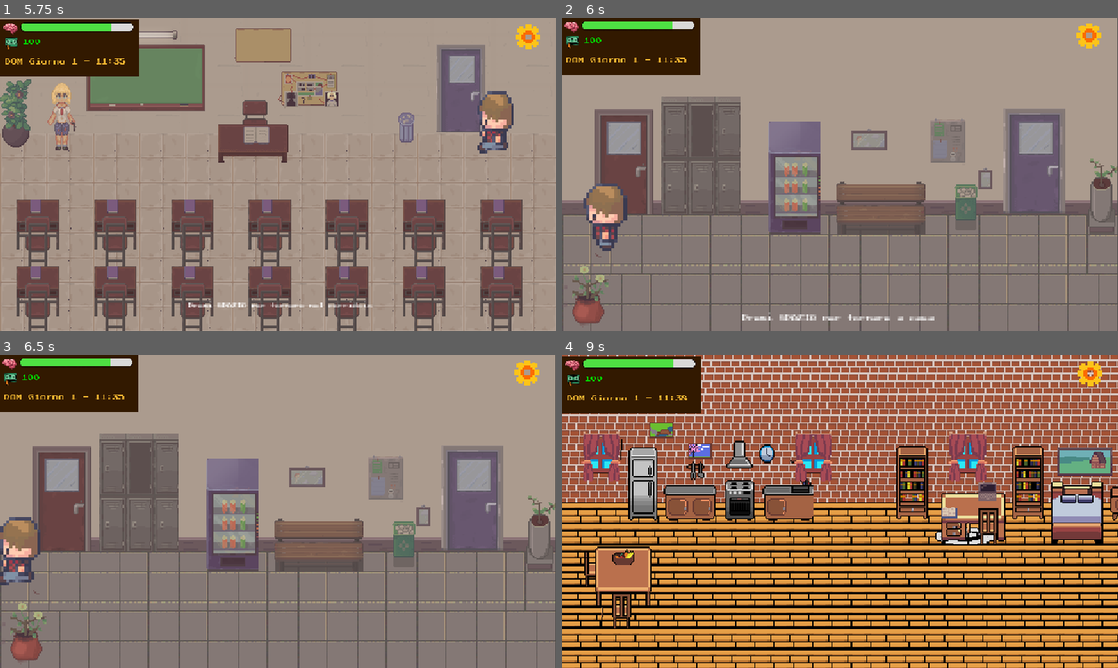
Above: before the commit, frames 1-4 (two rows, left to right).
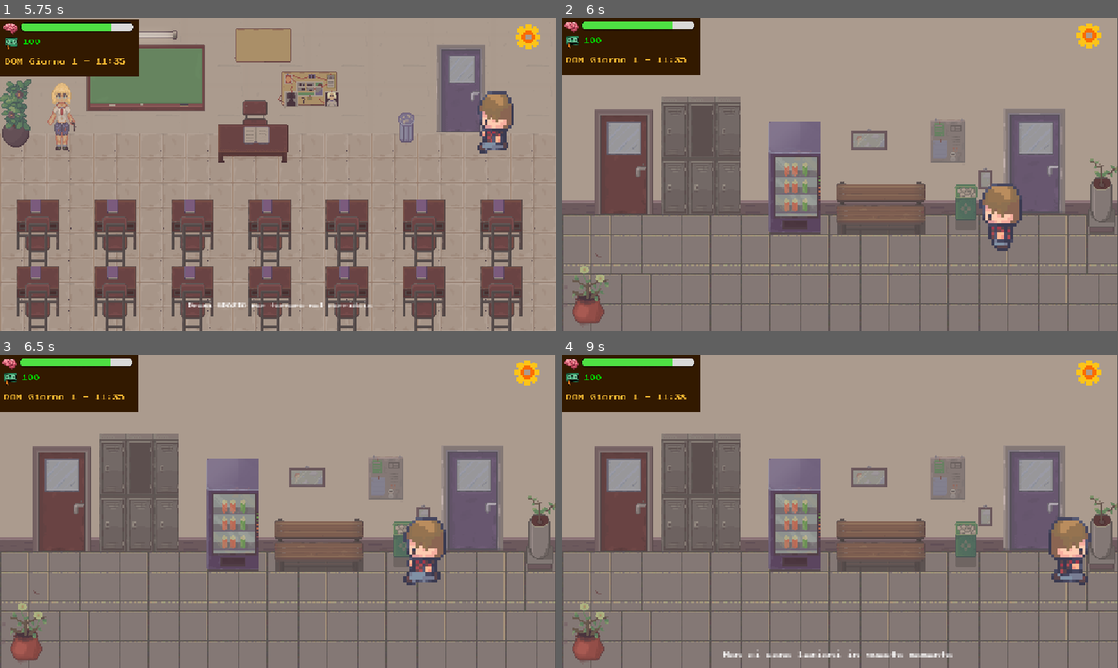
Above: after the commit, the same moments.

Repository: BurningUNI/BurnOut
Game: Godot game, scene res://scenes/classe.tscn
The game is run twice, just before and just after one commit, with the same random seed, the same clock (stepped at 60 frames per second) and the same inputs. This scene is started directly instead of the project's main scene.
Inputs (mouse positions are in pixels of both pictures, inside the frame that each line leads up to):
- Up to frame 1 (5.75 s): click (528, 36) at 0.5 s; click "Riprendi" at 1.25 s; move the mouse to (400, 158) at 2.02 s; hold Right (ui_right) 2.03-2.78 s; hold Space (interact) 2.03-2.78 s; click (400, 158) at 2.17 s; move the mouse to (166, 190) at 2.77 s; hold Down (ui_down) 2.78-3.53 s; tap Space (interact) at 2.85, 4.35 s; move the mouse to (333, 105) at 3.52 s; hold Right (ui_right) 3.53-4.28 s; hold Space (interact) 3.53-4.28 s; move the mouse to (250, 237) at 4.27 s; hold Up (ui_up) 4.28-5.03 s; click (250, 237) at 4.42 s; move the mouse to (444, 221) at 5.02 s; hold Left (ui_left) from 5.03 s (still down); hold Space (interact) from 5.03 s (still down)
- Up to frame 2 (6 s): keep holding Left (ui_left); move the mouse to (673, 127) at 5.77 s; release Space (interact) at 5.78 s; tap Space (interact) at 5.85 s
- Up to frame 3 (6.5 s): keep holding Left (ui_left)
- Up to frame 4 (9 s): move the mouse to (867, 511) at 6.52 s; release Left (ui_left) at 6.53 s; hold Down (ui_down) 6.53-7.28 s; hold Space (interact) 6.53-7.28 s; click (867, 511) at 6.67 s; move the mouse to (756, 433) at 7.27 s; hold Right (ui_right) 7.28-8.03 s; tap Space (interact) at 7.35, 8.85 s; move the mouse to (962, 495) at 8.02 s; hold Up (ui_up) 8.03-8.78 s; hold Space (interact) 8.03-8.78 s; move the mouse to (728, 527) at 8.77 s; hold Right (ui_right) from 8.78 s (still down); click (728, 527) at 8.92 s

Frame 1 is identical in both runs. In frame 2, 2.7% of the frame differs, in the area x 3-83%, y 52-97%; in frame 3, 2.5%; in frame 4, 96%, in the area x 0-100%, y 0-100%.

Commit message:
gestione lezioni

Diff:
--- a/scenes/classe.tscn
+++ b/scenes/classe.tscn
@@ -3822,15 +3822,15 @@
 [sub_resource type="RectangleShape2D" id="RectangleShape2D_0labe"]
 size = Vector2(52, 90)
 
+[sub_resource type="RectangleShape2D" id="RectangleShape2D_n34bj"]
+size = Vector2(523, 105)
+
 [node name="Classe" type="Node2D"]
 script = ExtResource("1_d8tu8")
 
 [node name="HUD" parent="." instance=ExtResource("2_5kxqk")]
 scale = Vector2(0.5, 0.5)
 transform = Transform2D(0.5, 0, 0, 0.5, 0, 0)
-
-[node name="PhonePopup" parent="HUD" index="2"]
-visible = false
 
 [node name="TileMap" type="TileMap" parent="."]
 tile_set = SubResource("TileSet_4854f")
@@ -3908,8 +3908,24 @@
 theme_override_font_sizes/font_size = 5
 horizontal_alignment = 1
 
+[node name="areaLezione" type="Area2D" parent="."]
+
+[node name="CollisionShape2D" type="CollisionShape2D" parent="areaLezione"]
+position = Vector2(296.5, 486.5)
+shape = SubResource("RectangleShape2D_n34bj")
+
+[node name="Label" type="Label" parent="areaLezione"]
+offset_left = 172.0
+offset_top = 534.0
+offset_right = 399.0
+offset_bottom = 557.0
+theme_override_fonts/font = ExtResource("8_ooelu")
+theme_override_font_sizes/font_size = 5
+
 [connection signal="body_entered" from="areaPorta" to="." method="_on_area_porta_body_entered"]
 [connection signal="body_exited" from="areaPorta" to="." method="_on_area_porta_body_exited"]
+[connection signal="body_entered" from="areaLezione" to="." method="_on_area_lezione_body_entered"]
+[connection signal="body_exited" from="areaLezione" to="." method="_on_area_lezione_body_exited"]
 
 [editable path="HUD"]
 [editable path="Player"]
--- a/scripts/autoload/StatsManager.gd
+++ b/scripts/autoload/StatsManager.gd
@@ -1,3 +1,4 @@
+#StatsManager.gd
 extends Node
 
 # --- Variabili di Stato del Gioco ---
@@ -31,7 +32,6 @@
 # --- Timer ---
 @onready var timer_tempo: Timer = Timer.new()
 @onready var timer_eventi_settimanali: Timer = Timer.new() # Questo timer gestirà ora solo gli eventi casuali
-@onready var _mental_health_timer: Timer = Timer.new()
 
 const SAVE_GAME_PATH = "user://game_save.json"
 var _letto_node: Area2D = null
@@ -39,7 +39,6 @@
 func _ready():
 	add_child(timer_tempo)
 	add_child(timer_eventi_settimanali)
-	add_child(_mental_health_timer)
 
 	if load_game():
 		print("✅ StatsManager: Gioco caricato con successo!")
--- a/scripts/classe.gd
+++ b/scripts/classe.gd
@@ -1,19 +1,65 @@
 extends Node2D
 
-var near_door = false
-@onready var label := $InterazioneLabel
+# ---- COSTANTI ORARI LEZIONI ----
+# Lezione di Analisi: 8:30 - 11:00
+const ORA_ANALISI_INIZIO = 8
+const MINUTI_ANALISI_INIZIO = 30
+const ORA_ANALISI_FINE = 11
+const MINUTI_ANALISI_FINE = 0
+
+# Lezione di Programmazione: 11:30 - 14:00
+const ORA_PROGRAMMAZIONE_INIZIO = 11
+const MINUTI_PROGRAMMAZIONE_INIZIO = 30
+const ORA_PROGRAMMAZIONE_FINE = 14
+const MINUTI_PROGRAMMAZIONE_FINE = 0
+
+# Indici dei giorni della settimana per i giorni feriali (LUN a VEN)
+const GIORNO_LUNEDI = 1
+const GIORNO_VENERDI = 5
+
+# ---- CONSTANTI MODIFICATORI ----
+const PERDITA_SALUTE_MENTALE_LEZIONE = 5  # Minore rispetto allo studio alla scrivania (10)
+const GUADAGNO_STUDIO_LEZIONE = 7         # Un buon guadagno per seguire la lezione
+
+# ---- VARIABILI DI STATO ----
+var near_door = false # Vero se il giocatore è vicino alla porta (area_porta)
+var near_area_lezione = false # Vero se il giocatore è vicino all'area della lezione (areaLezione)
+
+# ---- NODI ONREADY ----
+@onready var label := $InterazioneLabel # Etichetta per mostrare il messaggio di interazione (vicino alla porta)
+@onready var stats_manager = get_node("/root/StatsManager") # Manager globale delle statistiche
+@onready var area_lezione: Area2D = $areaLezione # Il nodo Area2D che hai mostrato nell'immagine
+@onready var lezione_label: Label = $areaLezione/Label # L'etichetta figlio di areaLezione per i messaggi specifici della lezione
+
 
 func _ready() -> void:
+	# Imposta il percorso della scena corrente per il salvataggio automatico
 	StatsManager.current_scene_path = get_tree().current_scene.scene_file_path
 	MusicController.play_music(MusicController.track_library["school"], "school")
-func _process(delta: float) -> void:
-	if near_door and Input.is_action_just_pressed("interact"):
-		Global.last_exit = "classe"
-		StatsManager.current_scene_path = "res://scenes/Corridoio.tscn"
-		StatsManager.save_game()
-		get_tree().change_scene_to_file("res://scenes/Corridoio.tscn")
+	lezione_label.visible = false # Nascondi la label della lezione all'inizio
 
 
+func _process(delta: float) -> void:
+	if Input.is_action_just_pressed("interact"):
+		# Gestione interazione con la porta (per tornare nel corridoio)
+		if near_door:
+			# MODIFICA QUI: Indica chiaramente da quale porta sei uscito
+			Global.last_exit = "uscito_da_classe" # Nuovo valore per identificare lo spawn corretto
+			StatsManager.current_scene_path = "res://scenes/Corridoio.tscn"
+			StatsManager.save_game()
+			get_tree().change_scene_to_file("res://scenes/Corridoio.tscn")
+		# Gestione interazione con l'area lezione
+		elif near_area_lezione:
+			var lezione_info = get_current_lesson_info() # Ottiene la lezione attiva (o "none")
+
+			# MODIFICA QUI: Controlla se il tipo è un Dictionary (significa che una lezione è attiva)
+			if typeof(lezione_info) == TYPE_DICTIONARY:
+				segui_lezione(lezione_info)
+			else:
+				display_lezione_message("Non ci sono lezioni a cui partecipare ora.")
+
+
+# ---- FUNZIONI DI INTERAZIONE CON LA PORTA (preesistenti) ----
 func _on_area_porta_body_entered(body: Node2D) -> void:
 	if body.name == "Player":
 		near_door = true
@@ -24,3 +70,99 @@
 	if body.name == "Player":
 		near_door = false
 		label.visible = false
+
+# ---- FUNZIONI DI INTERAZIONE CON AREA LEZIONE (MODIFICATE/AGGIUNTE) ----
+
+func _on_area_lezione_body_entered(body: Node2D) -> void:
+	if body.name == "Player":
+		near_area_lezione = true
+
+		var lezione_info = get_current_lesson_info()
+
+		# MODIFICA QUI: Controlla se il tipo è un Dictionary (significa che una lezione è attiva)
+		if typeof(lezione_info) == TYPE_DICTIONARY:
+			var lezione_nome = lezione_info["name"].capitalize()
+			var fine_ora = lezione_info["end_hour"]
+			var fine_minuti = lezione_info["end_minutes"]
+			display_lezione_message("Premi [SPAZIO] per seguire %s (fino alle %02d:%02d)" % [lezione_nome, fine_ora, fine_minuti])
+		else:
+			display_lezione_message("Non ci sono lezioni a cui partecipare ora.")
+
+
+func _on_area_lezione_body_exited(body: Node2D) -> void:
+	if body.name == "Player":
+		near_area_lezione = false
+		lezione_label.visible = false # Nascondi la label della lezione
+
+
+# ---- LOGICA DELLA LEZIONE ----
+
+# Restituisce un Dictionary con "name", "end_hour", "end_minutes" o la stringa "none"
+func get_current_lesson_info() -> Variant:
+	var current_ora = stats_manager.ora
+	var current_minuti = stats_manager.minuti
+	var current_day_index = stats_manager.indice_giorno_settimana
+
+	# Le lezioni si tengono solo nei giorni feriali (LUN a VEN)
+	if current_day_index < GIORNO_LUNEDI or current_day_index > GIORNO_VENERDI:
+		return "none"
+
+	var total_minutes = current_ora * 60 + current_minuti
+
+	# Analisi (8:30 - 11:00)
+	var analisi_start_minutes = ORA_ANALISI_INIZIO * 60 + MINUTI_ANALISI_INIZIO
+	var analisi_end_minutes = ORA_ANALISI_FINE * 60 + MINUTI_ANALISI_FINE
+	if total_minutes >= analisi_start_minutes and total_minutes < analisi_end_minutes:
+		return {"name": "analisi", "end_hour": ORA_ANALISI_FINE, "end_minutes": MINUTI_ANALISI_FINE}
+
+	# Programmazione (11:30 - 14:00)
+	var programmazione_start_minutes = ORA_PROGRAMMAZIONE_INIZIO * 60 + MINUTI_PROGRAMMAZIONE_INIZIO
+	var programmazione_end_minutes = ORA_PROGRAMMAZIONE_FINE * 60 + MINUTI_PROGRAMMAZIONE_FINE
+	if total_minutes >= programmazione_start_minutes and total_minutes < programmazione_end_minutes:
+		return {"name": "programmazione", "end_hour": ORA_PROGRAMMAZIONE_FINE, "end_minutes": MINUTI_PROGRAMMAZIONE_FINE}
+
+	return "none" # Nessuna lezione attiva
+
+# Funzione per gestire l'effetto del seguire una lezione
+func segui_lezione(lezione_info: Dictionary):
+	var lezione_nome = lezione_info["name"]
+	var fine_ora = lezione_info["end_hour"]
+	var fine_minuti = lezione_info["end_minutes"]
+
+	var current_total_minutes = stats_manager.ora * 60 + stats_manager.minuti
+	var end_total_minutes = fine_ora * 60 + fine_minuti
+
+	# Calcola quanti minuti devono avanzare
+	var minuti_da_avanzare = end_total_minutes - current_total_minutes
+
+	# Se per qualche motivo il tempo è già oltre la fine della lezione, non fare nulla
+	if minuti_da_avanzare <= 0:
+		display_lezione_message("Questa lezione è già terminata.")
+		return
+
+	# Avanza il tempo nel StatsManager
+	stats_manager.avanza_minuti(minuti_da_avanzare)
+
+	# Diminuisci la salute mentale
+	stats_manager.diminuisci_salute_mentale(PERDITA_SALUTE_MENTALE_LEZIONE)
+
+	# Aumenta lo stato di studio della materia
+	stats_manager.aumenta_stato_studio(lezione_nome, GUADAGNO_STUDIO_LEZIONE)
+
+	var message = "Hai seguito la lezione di %s fino alle %02d:%02d.\n" % [lezione_nome.capitalize(), fine_ora, fine_minuti]
+	message += "Salute mentale -%d. Studio %s +%d." % [PERDITA_SALUTE_MENTALE_LEZIONE, lezione_nome.capitalize(), GUADAGNO_STUDIO_LEZIONE]
+	display_lezione_message(message)
+
+# ---- FUNZIONE AUSILIARIA PER I MESSAGGI DELLA LEZIONE ----
+# Mostra un messaggio temporaneo sull'etichetta di interazione della lezione
+func display_lezione_message(message: String, duration: float = 3.0) -> void:
+	lezione_label.text = message
+	lezione_label.visible = true
+	lezione_label.modulate.a = 1.0 # Assicurati che sia completamente visibile all'inizio
+	var tween = create_tween() # Crea un tween per far svanire l'etichetta
+	tween.tween_interval(duration) # Attendi la durata specificata
+	tween.tween_property(lezione_label, "modulate:a", 0.0, 1.0) # Svanisci l'opacità a 0
+	tween.finished.connect(func(): # Quando il tween è finito
+		lezione_label.visible = false # Nascondi l'etichetta
+		lezione_label.modulate.a = 1.0 # Resetta l'opacità per il prossimo uso
+	)
--- a/scripts/corridoio.gd
+++ b/scripts/corridoio.gd
@@ -1,56 +1,125 @@
+#Corridoio.gd
 extends Node2D
 
-var current_porta := ""
+# ---- COSTANTI ORARI LEZIONI ----
+# Lezione di Analisi: 8:30 - 11:00
+const ORA_ANALISI_INIZIO = 8
+const MINUTI_ANALISI_INIZIO = 30
+const ORA_ANALISI_FINE = 11
+const MINUTI_ANALISI_FINE = 0
 
-@onready var label := $InterazioneLabel
-@onready var player := $Player
-@onready var spawn_porta_casa := $SpawnPortaCasa
-@onready var spawn_porta_classe := $SpawnPortaClasse
+# Lezione di Programmazione: 11:30 - 14:00
+const ORA_PROGRAMMAZIONE_INIZIO = 11
+const MINUTI_PROGRAMMAZIONE_INIZIO = 30
+const ORA_PROGRAMMAZIONE_FINE = 14
+const MINUTI_PROGRAMMAZIONE_FINE = 0
+
+# Indici dei giorni della settimana per i giorni feriali (LUN a VEN)
+const GIORNO_LUNEDI = 1
+const GIORNO_VENERDI = 5
+
+var current_porta := "" # Memorizza quale porta il giocatore sta interagiendo
+
+@onready var label := $InterazioneLabel # Etichetta per mostrare il messaggio di interazione
+@onready var player := $Player # Nodo del giocatore
+@onready var spawn_porta_casa := $SpawnPortaCasa # Punto di spawn vicino alla porta di casa
+@onready var spawn_porta_classe := $SpawnPortaClasse # Punto di spawn vicino alla porta della classe
 
 func _ready() -> void:
-	# Registra la scena corrente nel salvataggio
+	# Registra la scena corrente nel StatsManager per il salvataggio
 	StatsManager.current_scene_path = get_tree().current_scene.scene_file_path
 	MusicController.play_music(MusicController.track_library["school"], "school")
-	# Posiziona il giocatore in base all'uscita precedente
+
+	# Posiziona il giocatore in base all'ultima uscita dalla scena precedente
 	match Global.last_exit:
 		"portaCasa":
 			player.global_position = spawn_porta_casa.global_position
-		"portaClasse":
+		"uscito_da_classe":
 			player.global_position = spawn_porta_classe.global_position
 		_:
-			pass  # Posizione di default se non si proviene da una porta nota
+			pass # Posizione di default se non si proviene da una porta nota
 
 func _process(_delta: float) -> void:
+	# Controlla se il giocatore preme il tasto "interact" (SPAZIO) e se è vicino a una porta
 	if Input.is_action_just_pressed("interact") and current_porta != "":
 		match current_porta:
 			"portaCasa":
+				# Se è la porta di casa, cambia scena e salva
 				Global.last_exit = "portaCasa"
-				StatsManager.current_scene_path = "res://scenes/room.tscn"  # 👈 aggiornamento manuale
-				StatsManager.save_game()  # 👈 salvi prima di cambiare scena
+				StatsManager.current_scene_path = "res://scenes/room.tscn"
+				StatsManager.save_game()
 				get_tree().change_scene_to_file("res://scenes/room.tscn")
 			"portaClasse":
-				Global.last_exit = "portaClasse"
-				StatsManager.current_scene_path = "res://scenes/classe.tscn"
-				StatsManager.save_game()
-				get_tree().change_scene_to_file("res://scenes/classe.tscn")
+				# Se è la porta della classe, controlla prima se c'è una lezione attiva
+				if is_lesson_active() != "none": # Modificato per controllare il nome della lezione
+					Global.last_exit = "portaClasse"
+					StatsManager.current_scene_path = "res://scenes/classe.tscn"
+					StatsManager.save_game()
+					get_tree().change_scene_to_file("res://scenes/classe.tscn")
+				else:
+					# Se non ci sono lezioni, non fare nulla (il messaggio è già visualizzato)
+					pass
+
+# Funzione che viene chiamata quando il giocatore entra nell'area della porta di casa
 func _on_porta_casa_body_entered(body: Node2D) -> void:
 	if body.name == "Player":
 		current_porta = "portaCasa"
 		label.text = "Premi SPAZIO per tornare a casa"
 		label.visible = true
 
+# Funzione che viene chiamata quando il giocatore esce dall'area della porta di casa
 func _on_porta_casa_body_exited(body: Node2D) -> void:
 	if body.name == "Player":
 		current_porta = ""
 		label.visible = false
 
+# Funzione che viene chiamata quando il giocatore entra nell'area della porta della classe
 func _on_porta_classe_body_entered(body: Node2D) -> void:
 	if body.name == "Player":
 		current_porta = "portaClasse"
-		label.text = "Premi SPAZIO per entrare in classe"
+		# Ottiene il nome della lezione attiva (o "none")
+		var lezione_attiva = is_lesson_active()
+
+		if lezione_attiva != "none":
+			# Se c'è una lezione, mostra il messaggio con il nome della lezione
+			label.text = "Premi SPAZIO per seguire " + lezione_attiva.capitalize()
+		else:
+			# Altrimenti, mostra il messaggio che non ci sono lezioni
+			label.text = "Non ci sono lezioni in questo momento"
 		label.visible = true
 
+# Funzione che viene chiamata quando il giocatore esce dall'area della porta della classe
 func _on_porta_classe_body_exited(body: Node2D) -> void:
 	if body.name == "Player":
 		current_porta = ""
 		label.visible = false
+
+# ---- FUNZIONE MODIFICATA: Restituisce il nome della lezione attiva o "none" ----
+func is_lesson_active() -> String:
+	var current_ora = StatsManager.ora # Ora attuale dal StatsManager
+	var current_minuti = StatsManager.minuti # Minuti attuali dal StatsManager
+	# Indice del giorno della settimana (0=DOM, 1=LUN, ..., 6=SAB)
+	var current_day_index = StatsManager.indice_giorno_settimana
+
+	# Le lezioni si tengono solo nei giorni feriali (LUN a VEN)
+	if current_day_index < GIORNO_LUNEDI or current_day_index > GIORNO_VENERDI:
+		return "none" # Non ci sono lezioni nel weekend
+
+	# Converte l'ora e i minuti attuali in minuti totali dal mezzogiorno
+	var total_minutes = current_ora * 60 + current_minuti
+
+	# --- Controllo per la lezione di Analisi (8:30 - 11:00) ---
+	var analisi_start_minutes = ORA_ANALISI_INIZIO * 60 + MINUTI_ANALISI_INIZIO
+	var analisi_end_minutes = ORA_ANALISI_FINE * 60 + MINUTI_ANALISI_FINE
+	# Se l'orario attuale è tra l'inizio e la fine della lezione di Analisi
+	if total_minutes >= analisi_start_minutes and total_minutes < analisi_end_minutes:
+		return "analisi" # Restituisce il nome della lezione
+
+	# --- Controllo per la lezione di Programmazione (11:30 - 14:00) ---
+	var programmazione_start_minutes = ORA_PROGRAMMAZIONE_INIZIO * 60 + MINUTI_PROGRAMMAZIONE_INIZIO
+	var programmazione_end_minutes = ORA_PROGRAMMAZIONE_FINE * 60 + MINUTI_PROGRAMMAZIONE_FINE
+	# Se l'orario attuale è tra l'inizio e la fine della lezione di Programmazione
+	if total_minutes >= programmazione_start_minutes and total_minutes < programmazione_end_minutes:
+		return "programmazione" # Restituisce il nome della lezione
+
+	return "none" # Nessuna lezione attiva in questo momento
--- a/scripts/room.gd
+++ b/scripts/room.gd
@@ -75,18 +75,6 @@
 
 	# Calcola i limiti della mappa (utile per la telecamera o altri scopi)
 	calcola_limiti_mappa()
-
-	# --- Riconnessione dei segnali delle aree (essenziale per le interazioni!) ---
-	$BedArea.body_entered.connect(_on_bed_area_body_entered)
-	$BedArea.body_exited.connect(_on_bed_area_body_exited)
-	$DoorArea.body_entered.connect(_on_door_area_body_entered)
-	$DoorArea.body_exited.connect(_on_door_area_body_exited)
-	desk_area.body_entered.connect(_on_desk_area_body_entered)
-	desk_area.body_exited.connect(_on_desk_area_body_exited)
-	analisi_bottone.pressed.connect(_on_analisi_bottone_pressed)
-	programmazione_bottone.pressed.connect(_on_programmazione_bottone_pressed)
-	# --- FINE RICONNESSIONE ---
-
 	# Imposta la visibilità iniziale delle label e dei popup
 	label_interazione.visible = false
 	letto_label.visible = false
Not shown: 1 places in scenes/classe.tscn that only renumber resources
